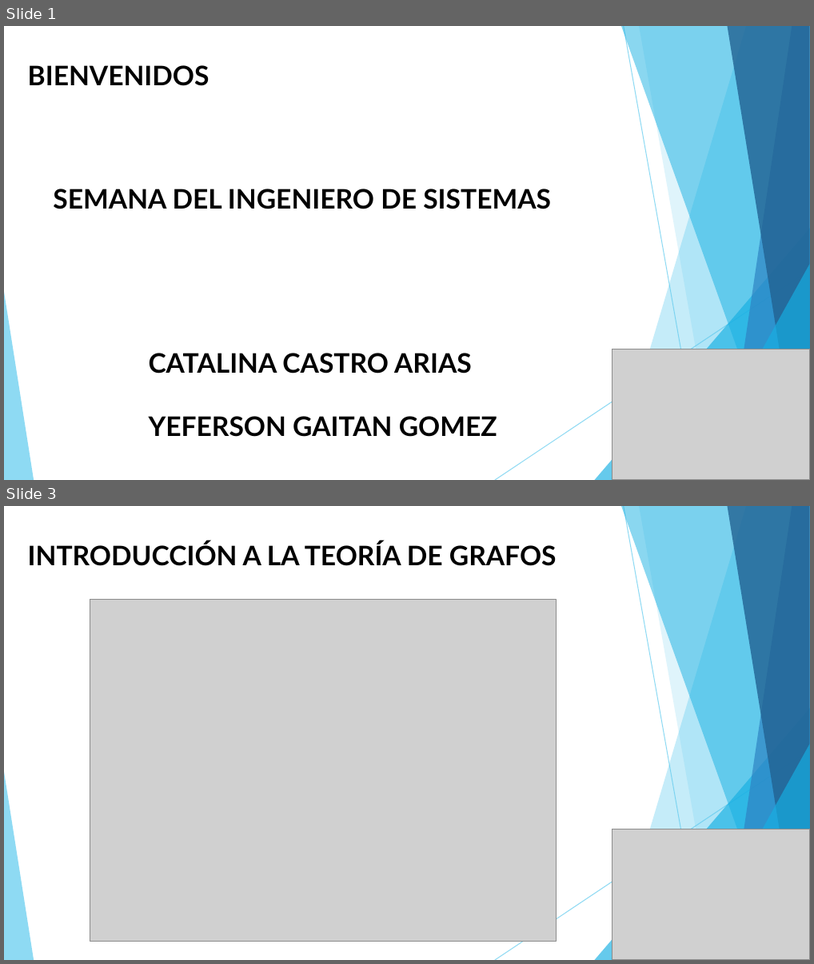
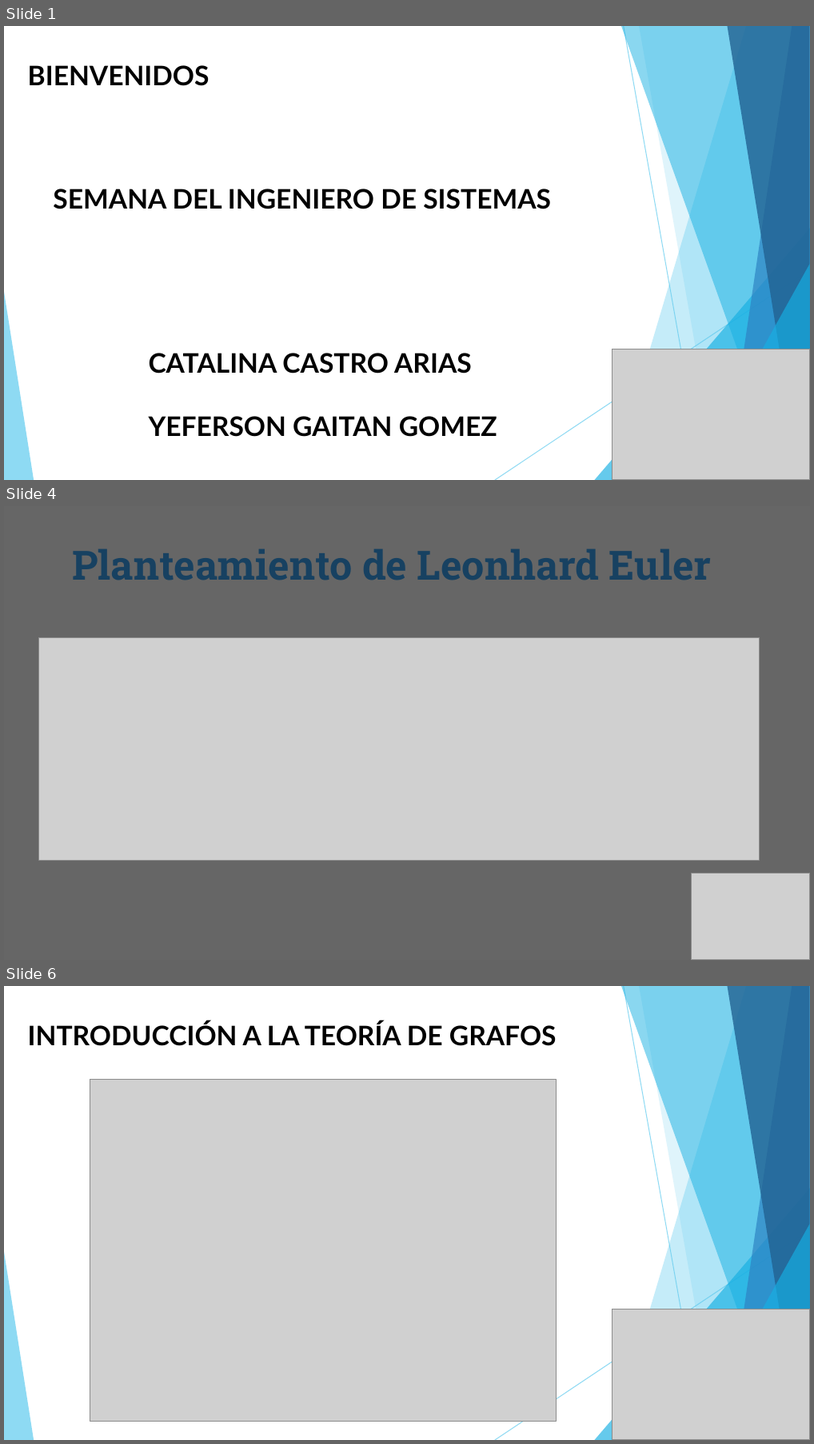
Before and after one commit to Yefri97/Introduction-to-Graph-Theory, a slide deck: PRESENTACIÓN TALLER GRAFOS.pptx. Shown one above the other, each under a label of ours: slides 1 and 3 before the commit, slides 1, 4 and 6 after it; the slides between them are not shown. The pictures are 814x964 and 814x1444 pixels, drawn with LibreOffice and Linux fonts; fonts in the diff are those of the drawing; grey boxes stand for pictures. Boxes give left, top, right and bottom in pixels: in the first picture for what was removed or moved away, otherwise in the second. Text is boxed around its words. In the diff, an @@ line names an element or a change of style, - is before the commit and + after.

```diff
--- a/PRESENTACIÓN TALLER GRAFOS.pptx
+++ b/PRESENTACIÓN TALLER GRAFOS.pptx
@@ slide 4 added at [4, 506, 810, 960], background #000000 at 60% opacity @@
@@ text added at [72, 549, 712, 580], 36 pt, text #174162, bold @@
+Planteamiento de Leonhard Euler
@@ picture added at [38, 637, 759, 860] @@
@@ picture added at [691, 872, 810, 959] @@
@@ what was slide 3 is now slide 6 @@
```
Also in this commit, not shown: 1 slide changed, 2 other slides added, 3 other files.
